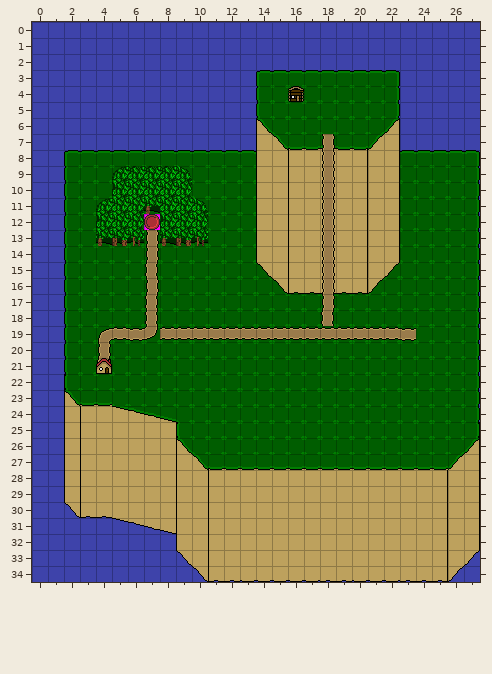
Two states of a Tiled map, Resources/Maps/WorldMapGrassy.tmx. This is how it looked before the edit.
Cells are 16x16 px. Shown: x 0..27, y 0..34.
Once edited:
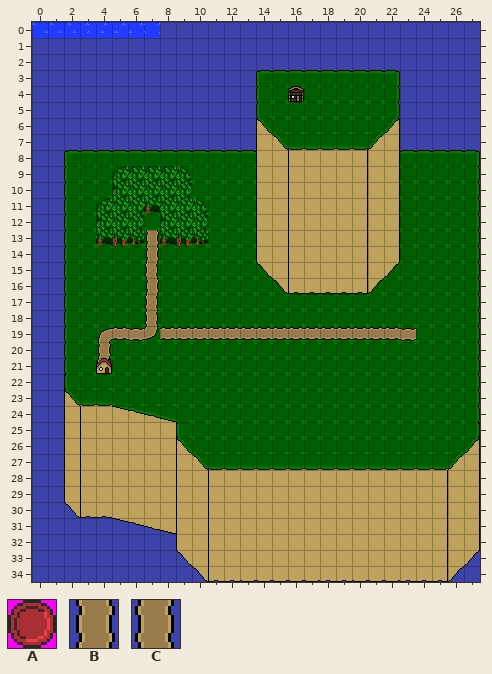
Key: from "icons": A 6 "stageToken"; from "overworld": B 112, C 128.
_ is an empty cell, . an unchanged one.
Objects are placed by their top-left corner, in cells (3,4 is the top-left corner of cell 3,4); size is 1x1 cell unless given.
The edit:
layer "waterBG" added
--- layer "Paths"
@@ x 18..18 @@
- 7 B
- 8 B
- 9 B
-10 B
-11 B
-12 B
-13 B
-14 B
-15 B
-16 B
-17 B
-18 C
+ 7 _
+ 8 _
+ 9 _
+10 _
+11 _
+12 _
+13 _
+14 _
+15 _
+16 _
+17 _
+18 _
--- layer "Interact" (removed)
-A "stageEnter.xml" at 7,12
